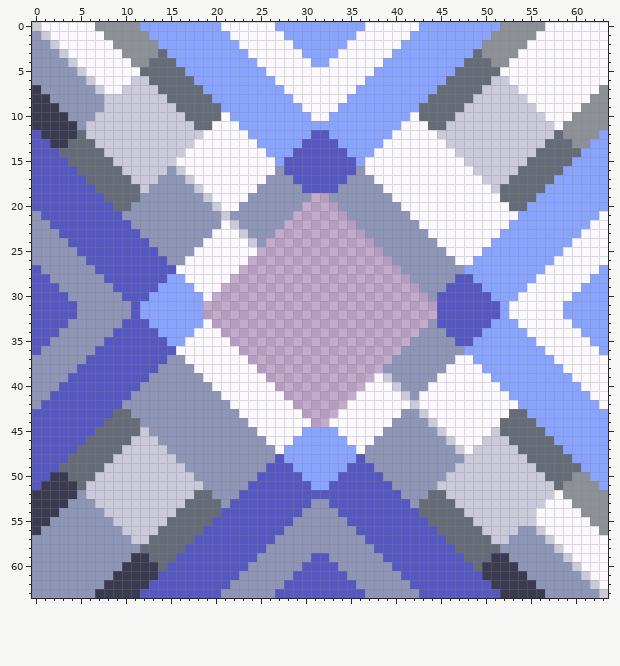
One commit to this pixel-art sprite: assets/sprites/blocks/crafting/glass-smelter.png. Above is the file before it was changed.
The file is 64x64 pixels.
After the commit:
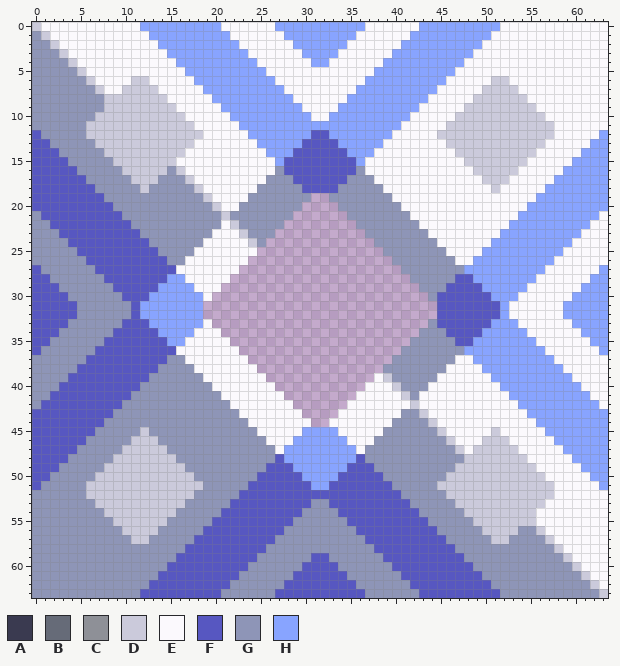
Palette (. is transparent): A #3a3a50  B #666b78  C #8e9097  D #cbcadb  E #fbf9fd  F #5757c1  G #8e95b7  H #88a4ff
Difference:
Changed rows in their new state; - is an unchanged pixel.
first column x 0:
 0 -------EEEEE----------------------------------------EEEEE-------
 1 --------EEEEE--------------------------------------EEEEE--------
 2 ---------EEEEE------------------------------------EEEEE---------
 3 ----------EEEEE----------------------------------EEEEE----------
 4 -----------EEEEE--------------------------------EEEEE-----------
 5 ------------EEEEE------------------------------EEEEE------------
 6 -------------EEEEE----------------------------EEEEE-------------
 7 G-------------EEEEE--------------------------EEEEE-------------E
 8 GG-------------EEEEE------------------------EEEEE-------------EE
 9 GGG-------------EEEEE----------------------EEEEE-------------EEE
10 GGGG-------------EEEE----------------------EEEE-------------EEEE
11 GGGGG-------------EE------------------------EE-------------EEEEE
12 -GGGGG----------------------------------------------------EEEEE-
13 --GGGGG--------------------------------------------------EEEEE--
14 ---GGGGG------------------------------------------------EEEEE---
15 ----GGGGG----------------------------------------------EEEEE----
16 -----GGGGG--------------------------------------------EEEEE-----
17 ------GGGGG------------------------------------------EEEEE------
18 -------GGGGG----------------------------------------EEEEE-------
19 --------GGGG----------------------------------------EEEE--------
20 ---------GG------------------------------------------EE---------
first column x 0:
43 ---------GG------------------------------------------EE---------
44 --------GGGG----------------------------------------EEEE--------
45 -------GGGGG----------------------------------------EEEEE-------
46 ------GGGGG------------------------------------------EEEEE------
47 -----GGGGG--------------------------------------------EEEEE-----
48 ----GGGGG----------------------------------------------EEEEE----
49 ---GGGGG------------------------------------------------EEEEE---
50 --GGGGG--------------------------------------------------EEEEE--
51 -GGGGG----------------------------------------------------EEEEE-
52 GGGGG-------------GG------------------------GG-------------EEEEE
53 GGGG-------------GGGG----------------------GGGG-------------EEEE
54 GGG-------------GGGGG----------------------GGGGG-------------EEE
55 GG-------------GGGGG------------------------GGGGG-------------EE
56 G-------------GGGGG--------------------------GGGGG-------------E
57 -------------GGGGG----------------------------GGGGG-------------
58 ------------GGGGG------------------------------GGGGG------------
59 -----------GGGGG--------------------------------GGGGG-----------
60 ----------GGGGG----------------------------------GGGGG----------
61 ---------GGGGG------------------------------------GGGGG---------
62 --------GGGGG--------------------------------------GGGGG--------
63 -------GGGGG----------------------------------------GGGGG-------
